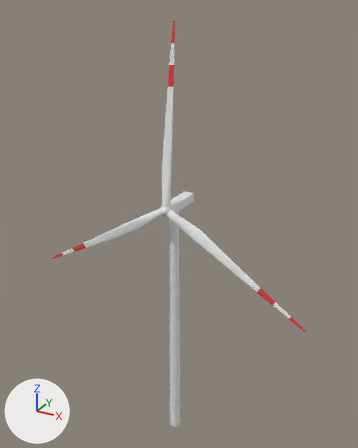
The FBX model Assets/_Project/Art/Models/WTG.fbx: old version first, new version second.
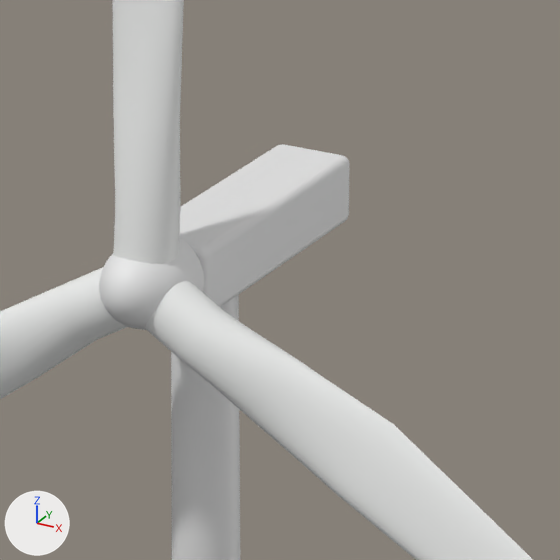
The first picture shows the older version from a 50 mm camera at (74.1, -131.5, 153.5) aimed at (-1.2, 5.5, 85.0). The close-ups show the older and then the newer version on the part from 41% to 62% of the width and 38% to 55% of the height of that picture. Only the edits that show in the close-ups are written down. The lights are fixed; the arrows at lower left show +X, +Y and +Z. Where no turn or scale is listed for an object, it has been applied to the vertices.

In view in the first close-up: 'Blade_1', 'Blade_2', 'Blade_3', 'Nacelle', 'Rotor', 'Tower'.
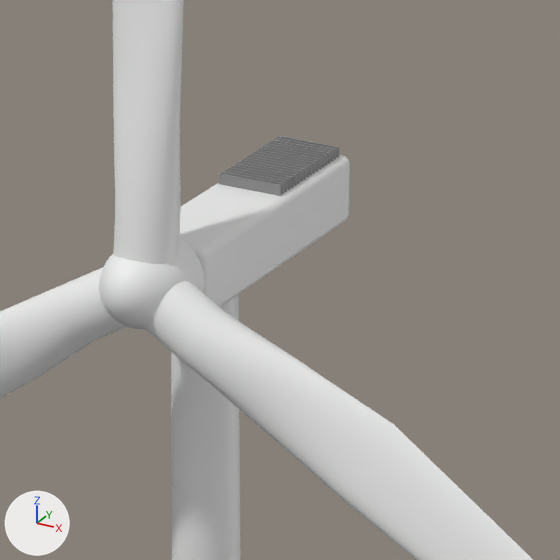
Pixel boxes (x1, y1, x2, y2) of what changed, in the close-ups (560 x 560 px):
'Cooler', added
    after: (219, 136, 339, 196)

Edits to the bpy script that builds the scene:
```text
Add mat_coolermat:
    mat_coolermat = principled_material('CoolerMat')
    mat_coolermat.base_color = (0.265, 0.265, 0.265)  # grey #8d8d8d
Add me_cube_003:
    me_cube_003.from_pydata(...)  # 160 vertices, 120 faces; spans x -1.58..1.58, y -2.89..2.89, z -0.1..0.5
    me_cube_003.materials.append(mat_coolermat)  # grey #8d8d8d
Add ob_cooler:
    ob_cooler = bpy.data.objects.new('Cooler', me_cube_003)
    ob_cooler.location = (0.0, 7.0, 95.3)
```
